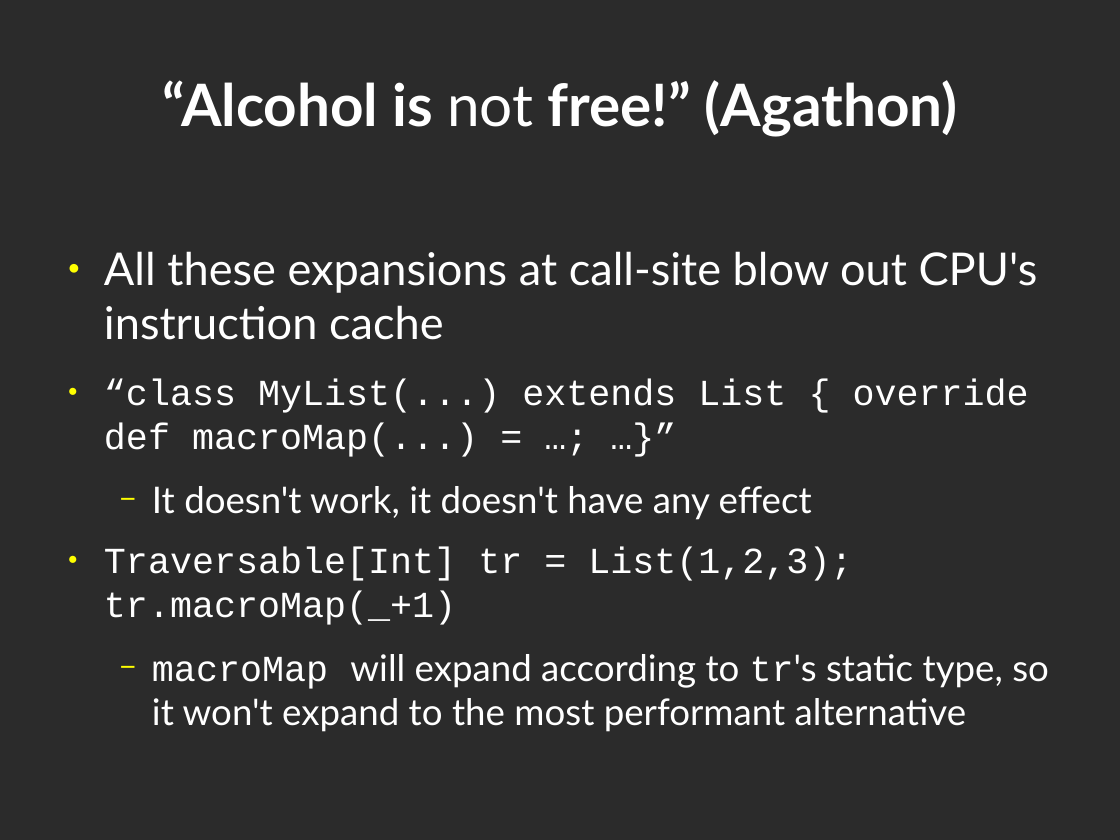
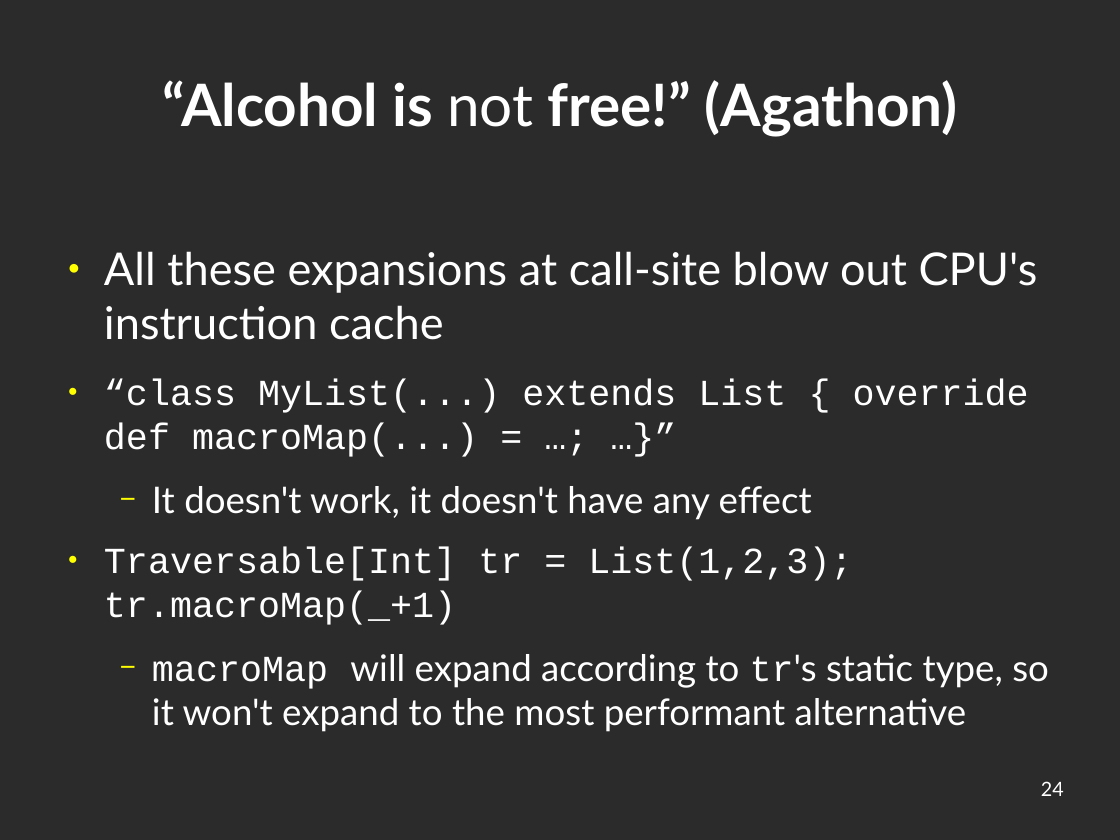
Before and after one commit to geo-kollias/msc-thesis-tex, a slide deck: slide 24 of geokollias_msc_thesis_pres.odp. Drawn at 1120x840 pixels with LibreOffice and Linux fonts; fonts in the diff are those of the drawing; background and template pictures are left out; a plain dark background stands for a picture behind light text. Boxes give left, top, right and bottom in pixels: in the first picture for what was removed or moved away, otherwise in the second. Text is boxed around its words. In the diff, an @@ line names an element or a change of style, - is before the commit and + after.

```diff
--- a/geokollias_msc_thesis_pres.odp
+++ b/geokollias_msc_thesis_pres.odp
@@ page number added at [1041,781,1064,796], 14 pt, text #FFFFFF @@
+24
```
Also in this commit, not shown: 24 other slides changed.
